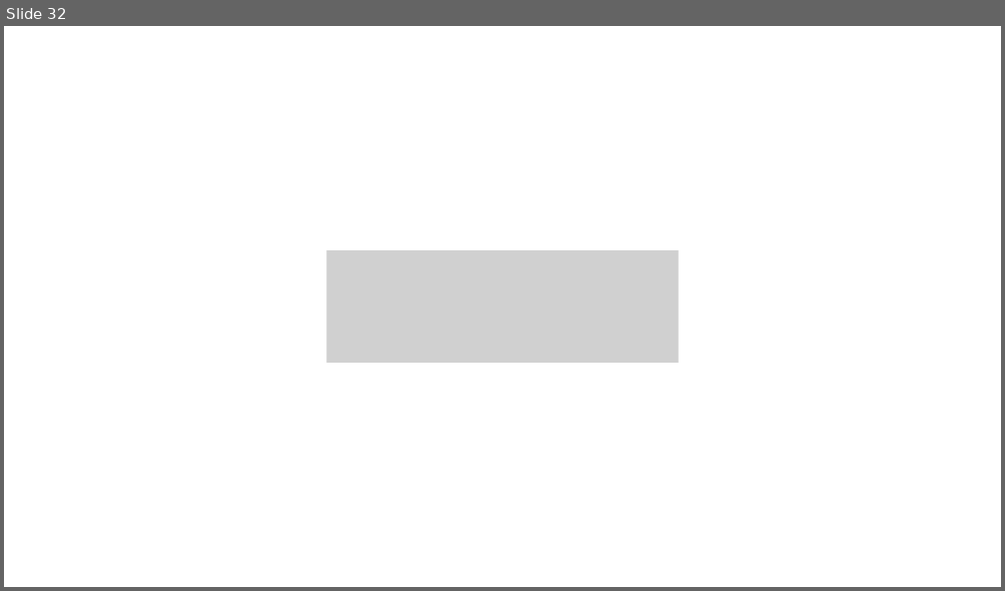
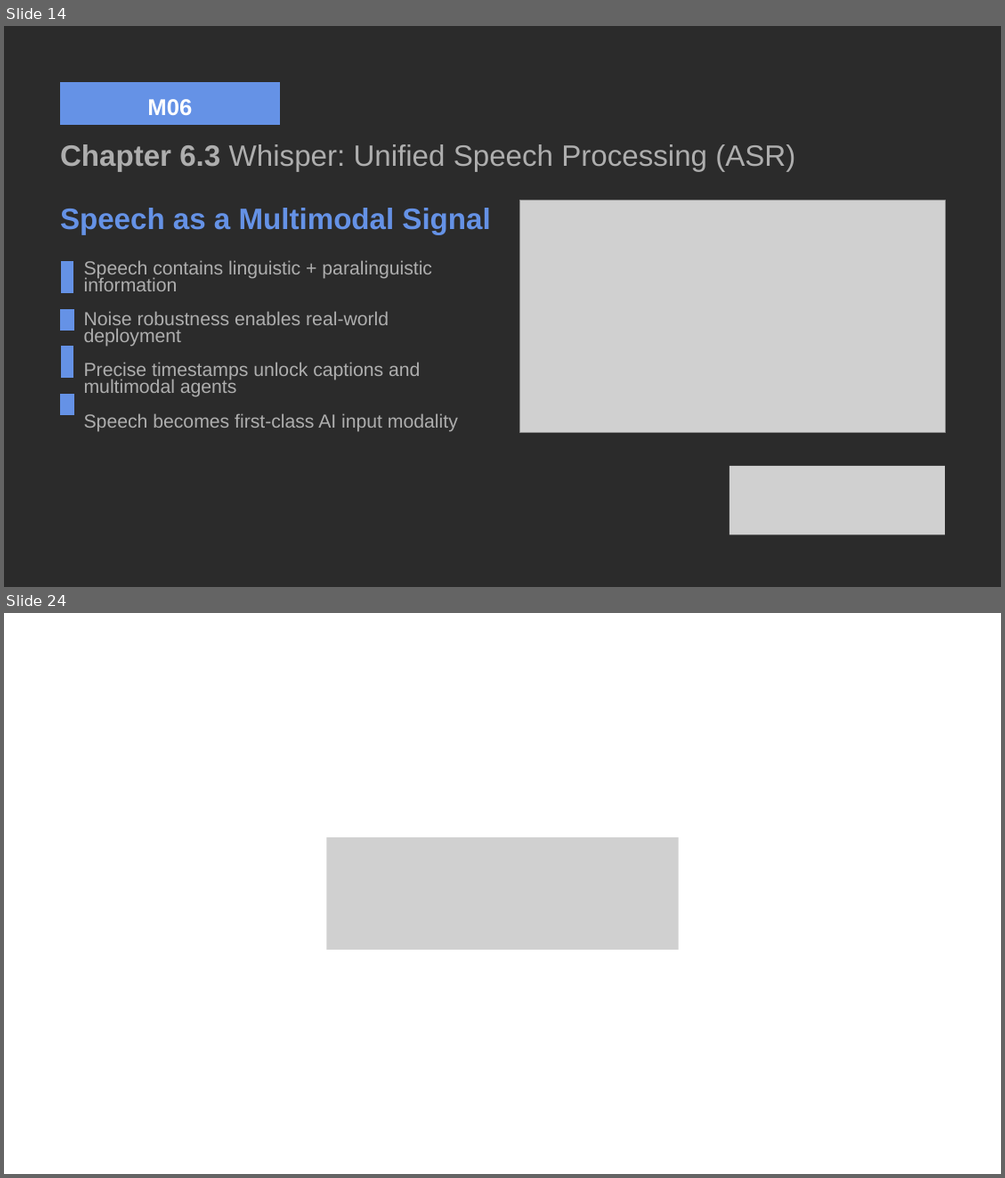
Before and after one commit to rausejop/ai, a slide deck: M06 Multimodal NLP/DEF_M06 Multimodal NLP.pptx. Shown one above the other, each under a label of ours: slide 32 before the commit, slides 14 and 24 after it; the slides between them are not shown. The pictures are 1005x591 and 1005x1178 pixels, drawn with LibreOffice and Linux fonts; fonts in the diff are those of the drawing; grey boxes stand for pictures; background and template pictures are left out; a plain dark background stands for a picture behind light text. Boxes give left, top, right and bottom in pixels: in the first picture for what was removed or moved away, otherwise in the second. Text is boxed around its words. In the diff, an @@ line names an element or a change of style, - is before the commit and + after.

```diff
--- a/M06 Multimodal NLP/DEF_M06 Multimodal NLP.pptx
+++ b/M06 Multimodal NLP/DEF_M06 Multimodal NLP.pptx
@@ slide 14 added at (x1=4, y1=26, x2=1001, y2=587), background picture (left out) @@
@@ freeform shape added at (x1=60, y1=82, x2=280, y2=124), fill #6592E6 @@
@@ text added at (x1=112, y1=99, x2=228, y2=115), 33 pt, text #FFFFFF, bold @@
+M01.1 BPE
@@ text added at (x1=147, y1=99, x2=192, y2=115), 33 pt, text #FFFFFF, bold @@
+M06
@@ text added at (x1=60, y1=144, x2=795, y2=171), 42.6 pt, text #AEAEAE @@
+Chapter 6.3 Whisper: Unified Speech Processing (ASR)
@@ text added at (x1=60, y1=208, x2=490, y2=235), 42.6 pt, text #6592E6, bold @@
+Speech as a Multimodal Signal
@@ picture added at (x1=520, y1=200, x2=945, y2=433) @@
@@ freeform shape added at (x1=61, y1=261, x2=73, y2=293), fill #6592E6 @@
@@ text added at (x1=84, y1=260, x2=458, y2=432), 27.3 pt, text #AEAEAE @@
+Speech contains linguistic + paralinguistic information
+Noise robustness enables real-world deployment
+Precise timestamps unlock captions and multimodal agents
+Speech becomes first-class AI input modality
@@ freeform shape added at (x1=60, y1=309, x2=73, y2=330), fill #6592E6 @@
@@ freeform shape added at (x1=61, y1=346, x2=73, y2=378), fill #6592E6 @@
@@ freeform shape added at (x1=60, y1=394, x2=73, y2=415), fill #6592E6 @@
@@ picture added at (x1=729, y1=466, x2=945, y2=534) @@
@@ what was slide 32 is now slide 24 @@
```
Also in this commit, not shown: 2 slides changed, 19 other slides added, 28 slides removed, 1 other file.
